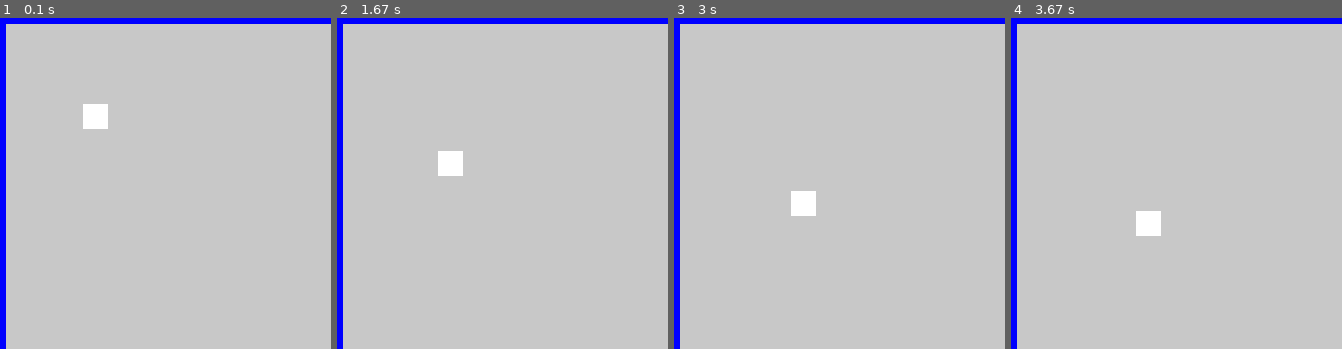
Above: before the commit, frames 1-4 (left to right).
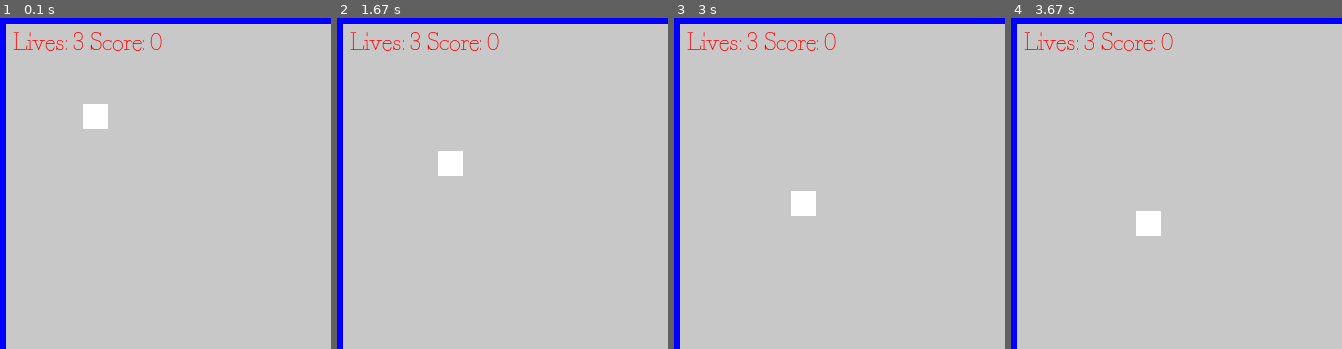
Above: after the commit, the same moments.

Repository: jreich02/PythonIntro
Game: pygame game, started from pygameIntro.py
The game is run twice, just before and just after one commit, with the same random seed, the same clock (stepped at 60 frames per second) and the same inputs.
Inputs:
- Up to frame 1 (0.1 s): no input
- Up to frame 2 (1.67 s): hold Right 0.33-0.8 s; hold Right 0.83-1.3 s; hold Left from 1.33 s (still down)
- Up to frame 3 (3 s): release Left at 1.87 s; hold Left 1.9-2.3 s; hold Right 2.33-2.97 s
- Up to frame 4 (3.67 s): hold Left 3-3.47 s; hold Right from 3.5 s (still down)
The pictures show only the part of the screen within x 0-50%, y 0-50%; the shares and areas given below are measured in that part.

The runs differ from the first frame. In frame 1, 0.5% of the frame differs, in the area x 3-49%, y 4-10%; in frame 2, 0.5%; in frame 3, 0.5%; in frame 4, 0.5%.

Commit message:
Game and README Changes

Diff:
--- a/pygameIntro.py
+++ b/pygameIntro.py
@@ -1,4 +1,6 @@
 import pygame, sys
+import random
+import math
 # Size of our window
 SCREEN_SIZE = SCREEN_WIDTH, SCREEN_HEIGHT = 700, 700
 
@@ -14,14 +16,25 @@
 
 # player lives and score:
 playerLives = 3
+playerScore = 0
+
+# player - rectangle vars
+rectColor = (255, 0, 0)
+rectSize = rectWidth, rectHeight = 100, 10
+rectPos = rectX, rectY = 300, 650
+rectSpeed = 0.5
+
+gameRect = pygame.Rect(rectX, rectY, rectWidth, rectHeight)
 
 # pong - rectangle vars
 pongColor = (255, 255, 255)
 pongSize = pongWidth, pongHeight = 25, 25
 pongPos = pongX, pongY = 100, 100
-pongSpeed = pongXspeed, pongYspeed = 0.2, 0.5
+pongXspeed, pongYspeed = 0.2, 0.5
+pongSpeed = 0.8
 
 gamePong = pygame.Rect(pongX, pongY, pongWidth, pongHeight)
+
 
 # Border Objects
 # ceiling object - rectangle vars
@@ -48,14 +61,6 @@
 floorPosition = floorX, floorY = 0, 675
 gameFloor = pygame.Rect(floorX, floorY, floorWidth, floorHeight)
 
-# player - rectangle vars
-rectColor = (255, 0, 0)
-rectSize = rectWidth, rectHeight = 100, 10
-rectPos = rectX, rectY = 300, 650
-rectSpeed = 0.5
-
-gameRect = pygame.Rect(rectX, rectY, rectWidth, rectHeight)
-
 # Controller - keyboard Input
 def move_rect(gameRect):
     gameRect.update(rectX, rectY, rectWidth, rectHeight)
@@ -64,6 +69,15 @@
 def move_pong(gamePong, pongX, pongY):
     gamePong.update(pongX, pongY, pongWidth, pongHeight)
 
+# Display - font and text
+# colors
+textBackgroundColor = (200, 200, 200)
+textColor = (255, 0, 0)
+
+font = pygame.font.Font('Fragmentcore.otf', 25)
+textRectSize = textWidth, textHeight = 200, 200
+textRectPos = textRectX, textRectY = 32,32 #50, 50
+gameText = pygame.Rect(textRectX, textRectY, textWidth, textHeight)
 
 # Game loop
 while True:
@@ -85,55 +99,74 @@
     pongY+=pongYspeed
     move_pong(gamePong, pongX, pongY)
 
-    #Collision - if pong collides with player rect
+
+    # Collision
+    # Collision - if pong collides with player rect
     collidePlayer = pygame.Rect.colliderect(gameRect, gamePong)
     if collidePlayer:
+        randspeed = random.uniform(0.2, 1) * pongSpeed
+        if pongXspeed >= 0:
+            pongXspeed = randspeed
+        if pongXspeed < 0:
+            pongXspeed = randspeed
+        pongYspeed = math.sqrt(pongSpeed**2 - pongXspeed**2)
+        #self.speed_change()
         pongYspeed *= -1
+        playerScore += 1
 
-    #Collision - if pong collides with display ceiling
+    # Collision - if pong collides with display ceiling
     collideCeiling = pygame.Rect.colliderect(gameCeiling, gamePong)
     if collideCeiling:
+        #self.speed_change()
         pongYspeed*=-1
 
-    #Collision - if pong collides with side borders
+    # Collision - if pong collides with side borders
     collideLeftSide = pygame.Rect.colliderect(leftSide, gamePong)
     collideRightSide = pygame.Rect.colliderect(rightSide, gamePong)
     if collideLeftSide or collideRightSide:
+        #self.speed_change()
         pongXspeed*=-1
 
-    #Collision - if pong collides with floor
+    # Collision - if pong collides with floor
     collideFloor = pygame.Rect.colliderect(gameFloor, gamePong)
     if collideFloor:
         if (playerLives != 0):
-            pongYspeed*= -1
+            pongYspeed *= -1
             playerLives = playerLives - 1
+        else:
+            pongYspeed*= 0
+            pongXspeed*= 0
 
-    #restrict - rect to display
+    # Game Display and Draw
+    # restrict - rect to display
     gameRect.clamp_ip(surface.get_rect())
 
-    #restrict - pong to display
+    # restrict - pong to display
     gamePong.clamp_ip(surface.get_rect())
 
-    #draw stuff to screen
+    # draw stuff to screen
     surface.fill(screenColor)
+    # draw - text
+    text = font.render('Lives: ' + str(playerLives) + ' Score: ' + str(playerScore), True, textColor, textBackgroundColor)
+    surface.blit(text, gameText)
 
-    #draw - player
+    # draw - player
     pygame.draw.rect(surface, rectColor, gameRect)
 
-    #draw - pong
+    # draw - pong
     pygame.draw.rect(surface, pongColor, gamePong)
 
-    #draw - ceiling
+    # draw - ceiling
     pygame.draw.rect(surface, ceilingColor, gameCeiling)
 
-    #draw - leftside
+    # draw - leftside
     pygame.draw.rect(surface, leftSideColor, leftSide)
 
-    #draw - rightside
+    # draw - rightside
     pygame.draw.rect(surface, rightSideColor, rightSide)
 
-    #draw - floor
+    # draw - floor
     pygame.draw.rect(surface, floorColor, gameFloor)
 
-    #draw - display (keep drawing till end)
+    # draw - display (keep drawing till end)
     pygame.display.update()
Not shown, changed: README.md
